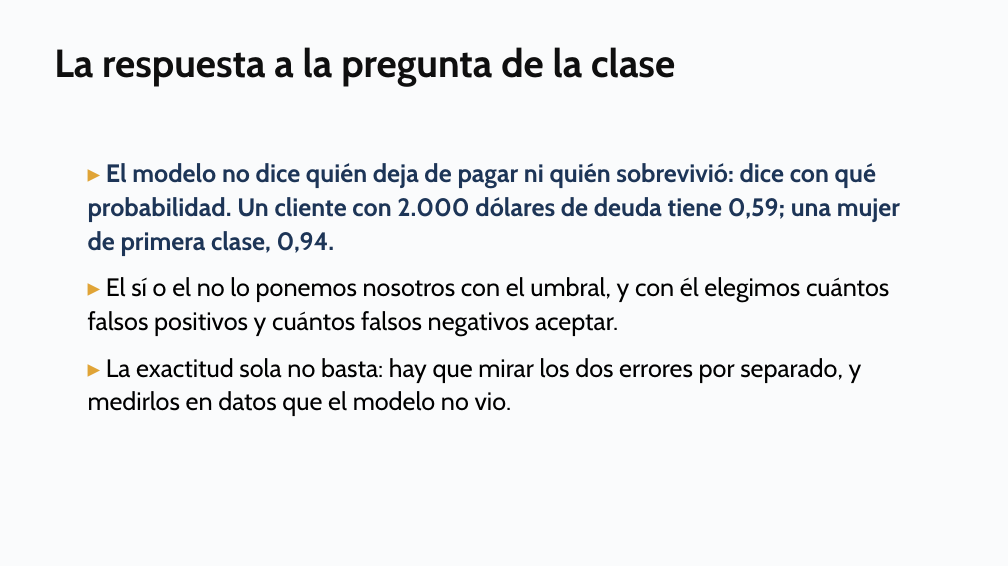
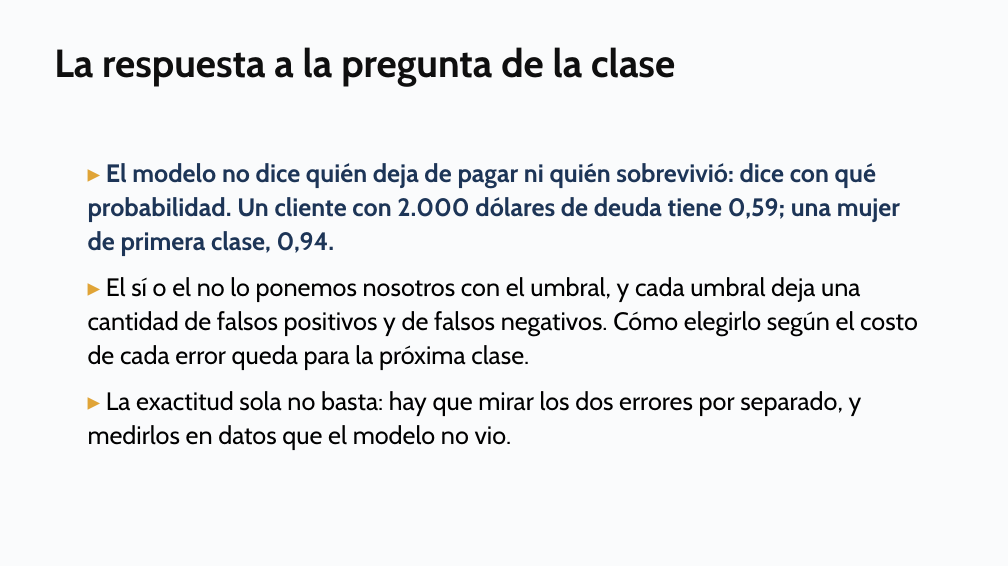
Before and after one commit to daniopitz/diplomado-cdd, a slide deck: slide 32 of presentaciones/clase06_regresion_logistica.pptx (slide 35 before the commit). Drawn at 1008x566 pixels with LibreOffice and Linux fonts; fonts in the diff are those of the drawing. Boxes give left, top, right and bottom in pixels: in the first picture for what was removed or moved away, otherwise in the second. Text is boxed around its words. In the diff, an @@ line names an element or a change of style, - is before the commit and + after.

```diff
--- a/presentaciones/clase06_regresion_logistica.pptx
+++ b/presentaciones/clase06_regresion_logistica.pptx
@@ text at box(88, 277, 918, 370): text changed @@
-▸ El sí o el no lo ponemos nosotros con el umbral, y con él elegimos cuántos falsos positivos y cuántos falsos negativos aceptar.
+▸ El sí o el no lo ponemos nosotros con el umbral, y cada umbral deja una cantidad de falsos positivos y de falsos negativos. Cómo elegirlo según el costo de cada error queda para la próxima clase.
```
Also in this commit, not shown: 6 other slides changed, 3 slides removed, 6 other files.
